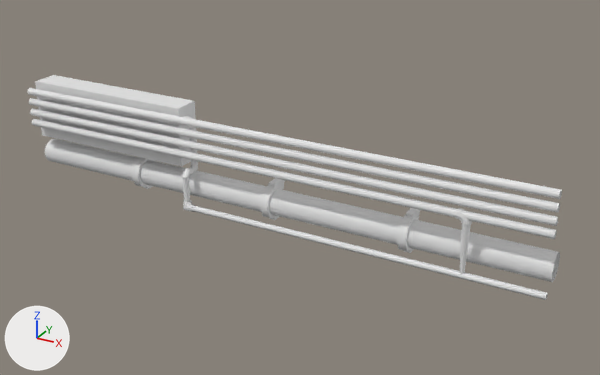
A saved change to the Blender file Art/Modelle/Levelbaukasten/Dekoration/Pipes&Machines/decoration_pipes_pipes_1.blend.
Camera for both pictures: a 50 mm camera at (9.71, -10.75, 7.95) aimed at (4.03, -0.43, 2.79). The axes (+X, +Y, +Z) are drawn at lower left. The lights are the same throughout. Materials are left out; every surface is plain grey.
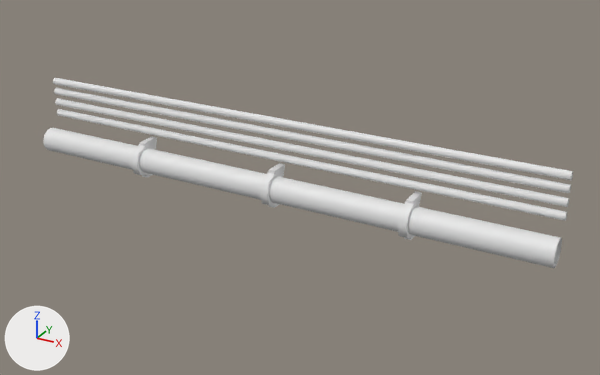
Where the change shows, as pixel boxes [x1, y1, x2, y2] in the pictures (600 x 375 px):
'Cylinder.004', moved
    before: [45, 139, 560, 282]
    after: [43, 128, 562, 268]
'Cylinder.010', moved
    before: [30, 108, 558, 226]
    after: [55, 98, 569, 207]
'Cylinder.007', moved
    before: [32, 119, 557, 239]
    after: [57, 109, 567, 221]
'Cube.001', deleted
    before: [35, 75, 197, 167]
'Cylinder.003', deleted
    before: [27, 88, 562, 199]
'Cylinder.005', deleted
    before: [29, 98, 560, 213]
'Cylinder.001', reshaped, moved, turned, rescaled
    before: [182, 116, 198, 212]
    after: [54, 88, 571, 193]
'Cylinder.000', reshaped, moved, turned, rescaled (not visible before)
    after: [53, 78, 573, 180]
'Cylinder.006', deleted
    before: [192, 205, 548, 300]
'Cylinder.015', moved
    before: [397, 208, 420, 253]
    after: [398, 191, 422, 240]
'Cylinder.014', moved
    before: [260, 178, 285, 220]
    after: [260, 163, 285, 208]
'Cylinder.013', moved
    before: [132, 157, 154, 189]
    after: [131, 136, 157, 178]
'Cylinder.008', deleted
    before: [460, 224, 471, 275]
'Cylinder.012', deleted
    before: [182, 177, 190, 202]
'Cylinder.011', deleted
    before: [456, 208, 472, 225]
'Cylinder.009', deleted
    before: [189, 128, 197, 163]
part 1 of me_cylinder_010, deleted
    before: [182, 161, 198, 178]
part 2 of me_cylinder_010, deleted
    before: [183, 200, 194, 212]
part 3 of me_cylinder_010, added
    after: [54, 88, 571, 193]

Diff of the bpy script that builds the scene:
```diff
--- a/Art/Modelle/Levelbaukasten/Dekoration/Pipes&Machines/decoration_pipes_pipes_1.blend.py
+++ b/Art/Modelle/Levelbaukasten/Dekoration/Pipes&Machines/decoration_pipes_pipes_1.blend.py
@@ me_cylinder_000 @@
 # used by ob_cylinder_000; location = (1.05, -0.65, 3.65); rotation_euler = (0.0, 1.571, 0.0), in degrees (0, 90, 0); scale = (0.05, 0.05, 0.05)
-me_cylinder_000.from_pydata(...)  # 12 vertices, 6 faces; spans x -0.9..0.9, y -1.0..1.0, z -40.9..21.0
+me_cylinder_000.from_pydata(...)  # 16 vertices, 8 faces; spans x -4.5..4.5, y -0.1..0.1, z -0.1..0.1
+# me_cylinder_000 part 4: 16 vertices added at x -4.5..4.5, y -0.1..0.1, z -0.1..0.1
@@ me_cylinder_010 @@
 # used by ob_cylinder_001; location = (1.05, -0.65, 3.65); rotation_euler = (0.0, 1.571, 0.0), in degrees (0, 90, 0); scale = (0.05, 0.05, 0.05)
-me_cylinder_010.from_pydata(...)  # 65 vertices, 48 faces; spans x -1.1..29.2, y -6.7..1.3, z 21.0..25.9
+me_cylinder_010.from_pydata(...)  # 16 vertices, 8 faces; spans x -4.5..4.5, y -0.1..0.1, z -0.1..0.1
+# me_cylinder_010 part 1: 29 vertices removed from x 13.9..17.4, y -6.4..1.2, z 22.2..24.3
+# me_cylinder_010 part 2: 18 vertices removed from x 25.8..29.2, y -6.7..-3.5, z 21.9..25.9
+# me_cylinder_010 part 3: 16 vertices added at x -4.5..4.5, y -0.1..0.1, z -0.1..0.1
@@ ob_cylinder_015 @@
 ob_cylinder_015 = bpy.data.objects.new('Cylinder.015', me_cylinder_015)
-ob_cylinder_015.location = (5.89, -0.56, 2.52)
+ob_cylinder_015.location = (5.89, -0.56, 2.73)
 ob_cylinder_015.rotation_euler = (0.0, 1.571, 0.0)  # degrees (0, 90, 0)
@@ ob_cylinder_014 @@
 ob_cylinder_014 = bpy.data.objects.new('Cylinder.014', me_cylinder_007)
-ob_cylinder_014.location = (3.6, -0.56, 2.52)
+ob_cylinder_014.location = (3.6, -0.56, 2.73)
 ob_cylinder_014.rotation_euler = (0.0, 1.571, 0.0)  # degrees (0, 90, 0)
@@ ob_cylinder_013 @@
 ob_cylinder_013 = bpy.data.objects.new('Cylinder.013', me_cylinder_005)
-ob_cylinder_013.location = (1.09, -0.56, 2.52)
+ob_cylinder_013.location = (1.09, -0.56, 2.73)
 ob_cylinder_013.rotation_euler = (0.0, 1.571, 0.0)  # degrees (0, 90, 0)
@@ ob_cylinder_012 @@
-ob_cylinder_012 = bpy.data.objects.new('Cylinder.012', me_cylinder_003)
@@ ob_cylinder_009 @@
-ob_cylinder_009 = bpy.data.objects.new('Cylinder.009', me_cylinder_002)
@@ ob_cylinder_006 @@
-ob_cylinder_006 = bpy.data.objects.new('Cylinder.006', me_cylinder_001)
@@ ob_cylinder_000 @@
 ob_cylinder_000 = bpy.data.objects.new('Cylinder.000', me_cylinder_000)
-ob_cylinder_000.location = (1.05, -0.65, 3.65)
-ob_cylinder_000.rotation_euler = (0.0, 1.571, 0.0)  # degrees (0, 90, 0)
-ob_cylinder_000.scale = (0.05, 0.05, 0.05)
+ob_cylinder_000.location = (3.5, -0.3, 3.74)
@@ ob_cylinder_011 @@
-ob_cylinder_011 = bpy.data.objects.new('Cylinder.011', me_cylinder_014)
@@ ob_cylinder_003 @@
-ob_cylinder_003 = bpy.data.objects.new('Cylinder.003', me_cylinder_012)
@@ ob_cylinder_005 @@
-ob_cylinder_005 = bpy.data.objects.new('Cylinder.005', me_cylinder_011)
@@ ob_cylinder_010 @@
 ob_cylinder_010 = bpy.data.objects.new('Cylinder.010', me_cylinder_009)
-ob_cylinder_010.location = (3.5, -0.91, 3.35)
+ob_cylinder_010.location = (3.5, -0.3, 3.36)
@@ ob_cylinder_008 @@
-ob_cylinder_008 = bpy.data.objects.new('Cylinder.008', me_cylinder_006)
@@ ob_cube_001 @@
-ob_cube_001 = bpy.data.objects.new('Cube.001', me_cube_003)
@@ ob_cylinder_001 @@
 ob_cylinder_001 = bpy.data.objects.new('Cylinder.001', me_cylinder_010)
-ob_cylinder_001.location = (1.05, -0.65, 3.65)
-ob_cylinder_001.rotation_euler = (0.0, 1.571, 0.0)  # degrees (0, 90, 0)
-ob_cylinder_001.scale = (0.05, 0.05, 0.05)
+ob_cylinder_001.location = (3.5, -0.3, 3.56)
@@ ob_cylinder_007 @@
 ob_cylinder_007 = bpy.data.objects.new('Cylinder.007', me_cylinder_008)
-ob_cylinder_007.location = (3.5, -0.91, 3.16)
+ob_cylinder_007.location = (3.5, -0.3, 3.16)
@@ ob_cylinder_004 @@
 ob_cylinder_004 = bpy.data.objects.new('Cylinder.004', me_cylinder_004)
-ob_cylinder_004.location = (1.09, -0.56, 2.52)
+ob_cylinder_004.location = (1.09, -0.56, 2.73)
 ob_cylinder_004.rotation_euler = (0.0, 1.571, 0.0)  # degrees (0, 90, 0)
```
